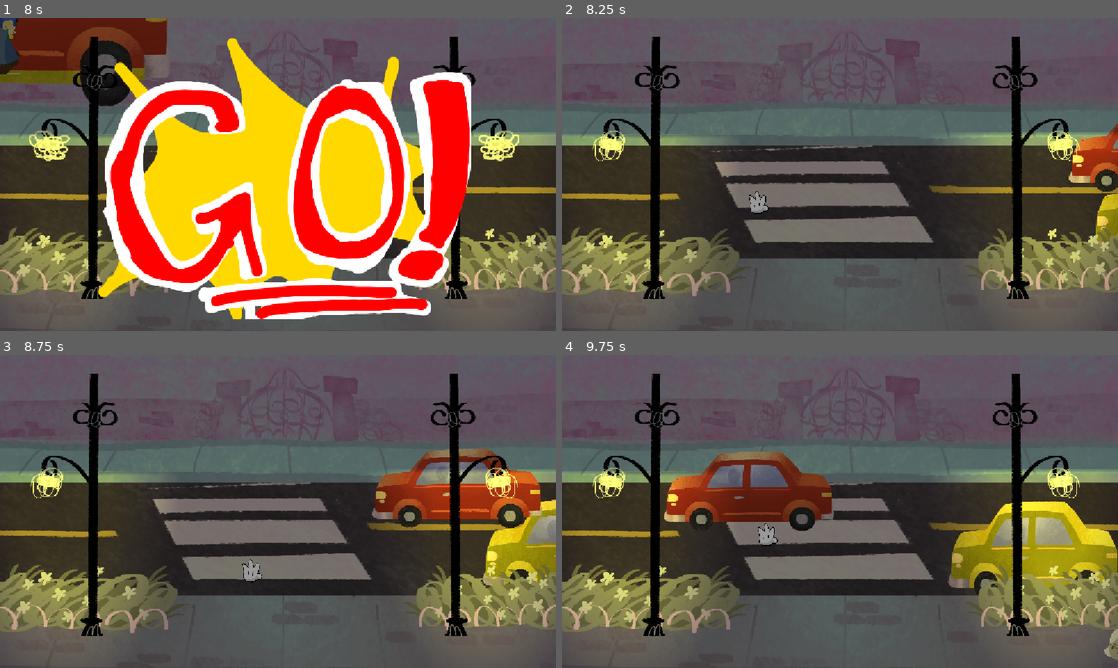
Above: before the commit, frames 1-4 (two rows, left to right).
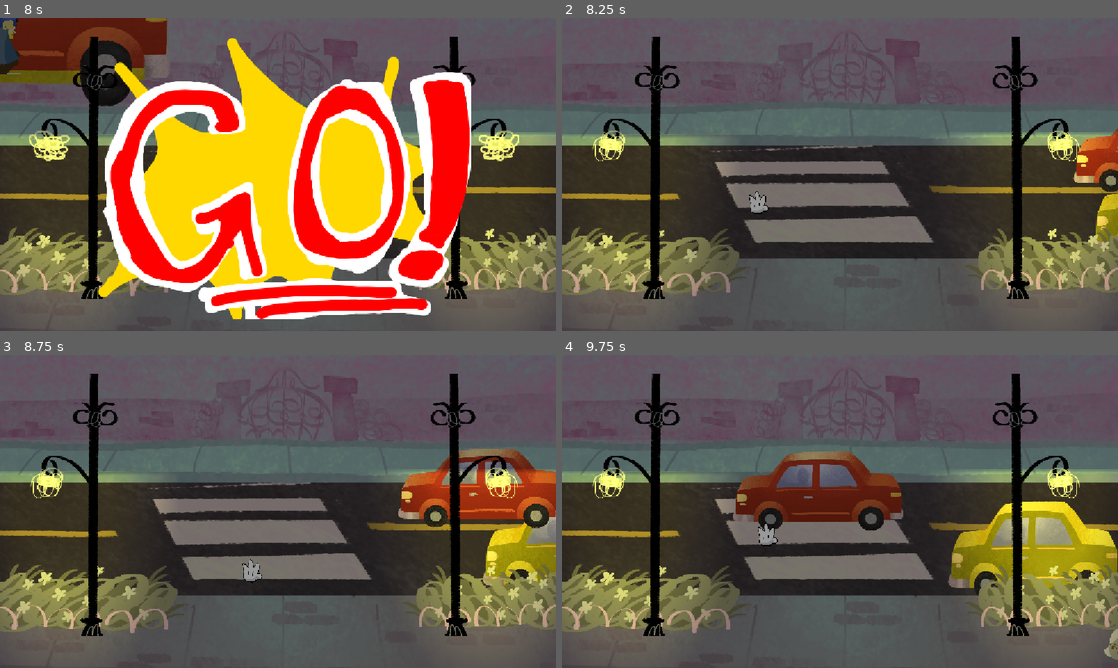
Above: after the commit, the same moments.

Repository: andre-felipe-wonsik-alves/gmtk-jam-26
Game: Godot game, scene res://Scenes/main_menu.tscn
The game is run twice, just before and just after one commit, with the same random seed, the same clock (stepped at 60 frames per second) and the same inputs.
Inputs (mouse positions are in pixels of both pictures, inside the frame that each line leads up to):
- Up to frame 1 (8 s): click (88, 140) at 0.5 s; move the mouse to (400, 158) at 1.27 s; click (400, 158) at 1.42 s; drag from (166, 190) to (250, 237) at 2.02 s; move the mouse to (333, 105) at 2.77 s; click (333, 105) at 2.92 s; drag from (250, 237) to (111, 127) at 3.52 s; move the mouse to (444, 221) at 4.27 s; click (444, 221) at 4.42 s; drag from (111, 127) to (194, 96) at 5.02 s; move the mouse to (305, 174) at 5.77 s; click (305, 174) at 5.92 s; drag from (194, 96) to (166, 190) at 6.52 s; move the mouse to (400, 158) at 7.27 s; click (400, 158) at 7.42 s
- Up to frame 2 (8.25 s): drag from (728, 190) to (812, 237) at 8.02 s
- Up to frame 3 (8.75 s): no input
- Up to frame 4 (9.75 s): move the mouse to (895, 442) at 8.77 s; click (895, 442) at 8.92 s; drag from (812, 574) to (673, 464) at 9.52 s

Frame 1 is identical in both runs. In frame 2, 0.5% of the frame differs, in the area x 91-100%, y 33-56%; in frame 3, 4.0%; in frame 4, 6.4%, in the area x 18-62%, y 30-57%.

Commit message:
fix: wof

Diff:
--- a/Scenes/Minigames/city_minigame.tscn
+++ b/Scenes/Minigames/city_minigame.tscn
@@ -160,6 +160,7 @@
 
 [node name="City" type="Node2D" unique_id=1970652152]
 script = ExtResource("1_fmfq8")
+score_required_to_win = 5
 
 [node name="Player" parent="." unique_id=1982141801 instance=ExtResource("2_rejuu")]
 top_level = true
@@ -286,7 +287,7 @@
 path = NodePath("../Path2D")
 path_follow = NodePath("../Path2D/PathFollow2D")
 spawn_interval_seconds = 8.0
-speed = 250
+speed = 210
 metadata/_custom_type_script = "uid://bdqsdxu1hqmfg"
 
 [node name="WalkBobComponent" type="Node" parent="SpawnPools/RoadRight2" unique_id=1100503484 node_paths=PackedStringArray("target")]
--- a/Scenes/Npc/red_dude.tscn
+++ b/Scenes/Npc/red_dude.tscn
@@ -20,6 +20,7 @@
 
 [node name="RedDude" type="AnimatableBody2D" unique_id=692033546]
 top_level = true
+z_index = 2
 scale = Vector2(0.63671565, 0.5979564)
 
 [node name="CollisionShape2D" type="CollisionShape2D" parent="." unique_id=810202119]
--- a/Scenes/Npc/red_woman.tscn
+++ b/Scenes/Npc/red_woman.tscn
@@ -20,6 +20,7 @@
 
 [node name="RedWoman" type="AnimatableBody2D" unique_id=692033546]
 top_level = true
+z_index = 2
 scale = Vector2(0.63671565, 0.5979564)
 
 [node name="CollisionShape2D" type="CollisionShape2D" parent="." unique_id=810202119]
